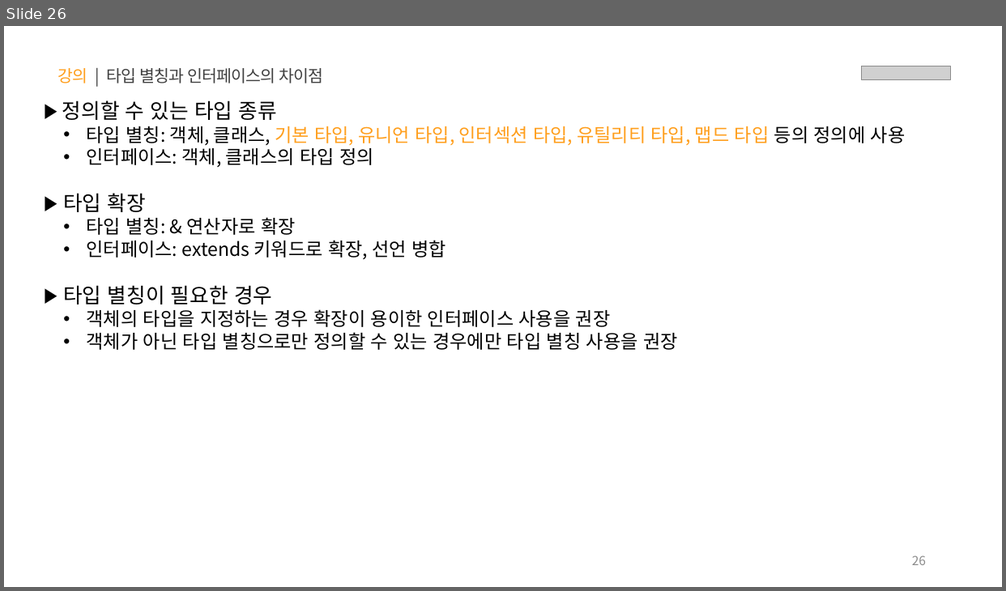
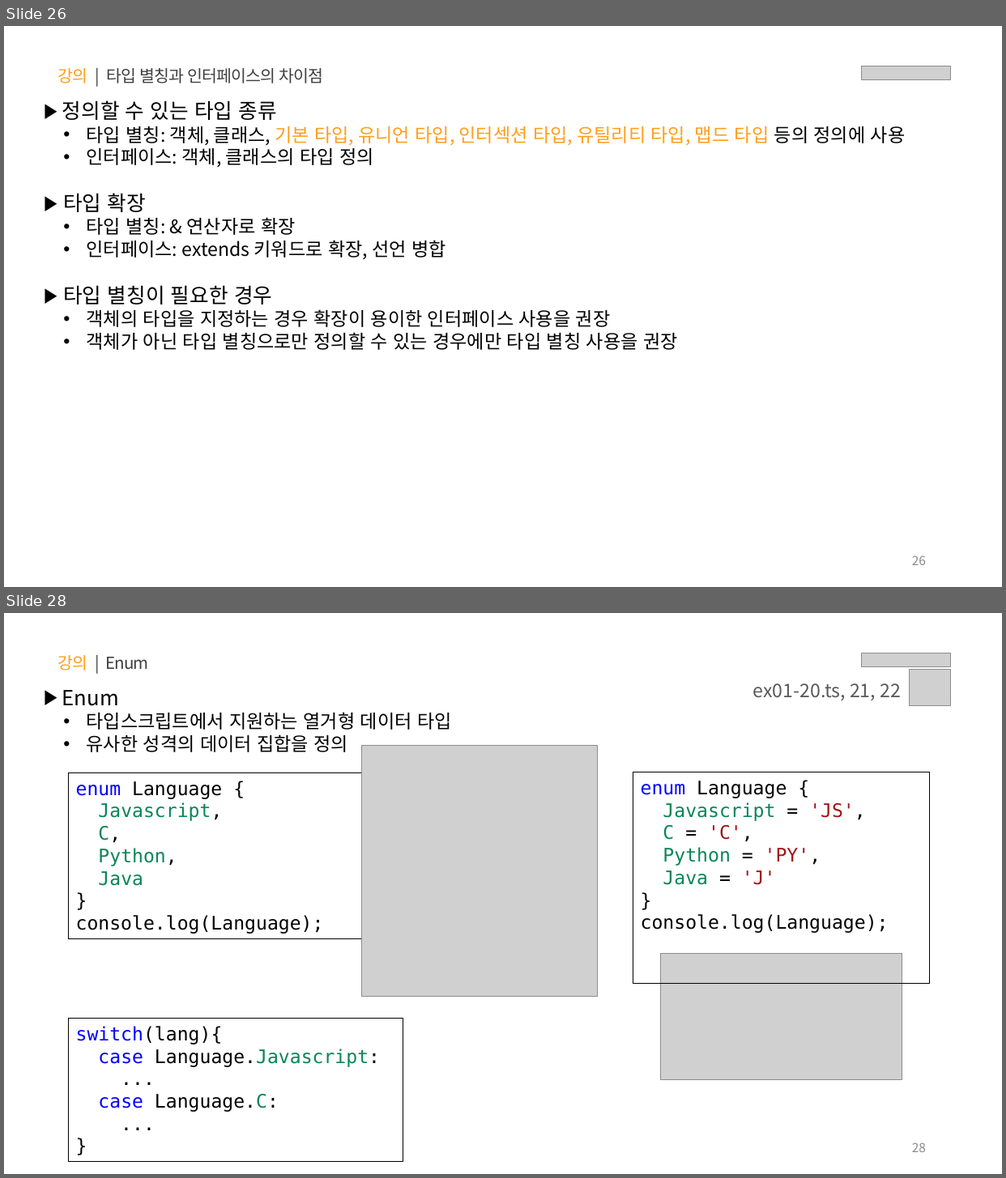
Before and after one commit to sy0725/ts-til, a slide deck: PPT/01.타입스크립트 - 타입 정의.pptx. Shown one above the other, each under a label of ours: slide 26 before the commit, slides 26 and 28 after it; the slides between them are not shown. The pictures are 1006x591 and 1006x1178 pixels, drawn with LibreOffice and Linux fonts; fonts in the diff are those of the drawing; grey boxes stand for pictures. Boxes give left, top, right and bottom in pixels: in the first picture for what was removed or moved away, otherwise in the second. Text is boxed around its words. In the diff, an @@ line names an element or a change of style, - is before the commit and + after.

```diff
--- a/PPT/01.타입스크립트 - 타입 정의.pptx
+++ b/PPT/01.타입스크립트 - 타입 정의.pptx
@@ slide 28 added at (x1=4, y1=613, x2=1002, y2=1174), background #FFFFFF @@
@@ text added at (x1=57, y1=655, x2=149, y2=671), 16 pt, text #404040 @@
+강의 | Enum
@@ picture added at (x1=862, y1=653, x2=951, y2=667) @@
@@ text added at (x1=753, y1=683, x2=901, y2=700), 18 pt, text #595959 @@
+ex01-20.ts, 21, 22
@@ picture added at (x1=910, y1=670, x2=951, y2=706) @@
@@ text added at (x1=62, y1=690, x2=452, y2=752), 18 pt, text #000000 @@
+▶ Enum
+  • 타입스크립트에서 지원하는 열거형 데이터 타입
+  • 유사한 성격의 데이터 집합을 정의
@@ picture added at (x1=361, y1=746, x2=597, y2=996) @@
@@ rectangle added at (x1=68, y1=773, x2=418, y2=939), outline #000000 0.75 pt, 18 pt, text #000000 @@
+enum Language {
+Javascript,
+C,
+Python,
+Java
+}
+console.log(Language);
@@ rectangle added at (x1=633, y1=773, x2=929, y2=984), outline #000000 0.75 pt, 18 pt, text #000000 @@
+enum Language {
+Javascript = 'JS',
+C = 'C',
+Python = 'PY',
+Java = 'J'
+}
+console.log(Language);
@@ picture added at (x1=661, y1=954, x2=902, y2=1080) @@
@@ rectangle added at (x1=68, y1=1019, x2=403, y2=1162), outline #000000 0.75 pt, 18 pt, text #000000 @@
+switch(lang){
+case Language.Javascript:
+...
+case Language.C:
+...
+}
@@ page number added at (x1=912, y1=1143, x2=926, y2=1152), 12 pt, text #8C8C8C @@
+28
```
Also in this commit, not shown: 2 slides changed, 1 other slide added, 1 other file.
